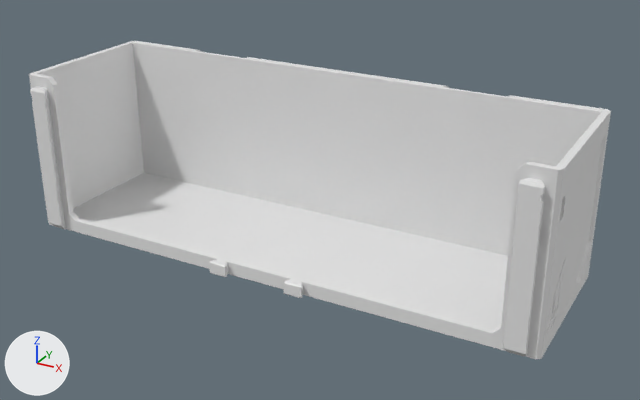
The glTF model parts/59/DecorDrawer_59-2W-1H.lib.glb as it was, and as the next commit left it.
The view is the same before and after, from a camera (50 mm lens) standing at (122.7, -211.0, 123.3) and looking at (6.6, 0.0, 17.8). Arrows for +X, +Y and +Z are at lower left; the lights stay in place. The first picture is the older version. Where no turn or scale is listed for an object, it has been applied to the vertices. Vertices at exactly the same position are counted once.

The first picture shows 'DecorDrawer_59-2W-1H'.
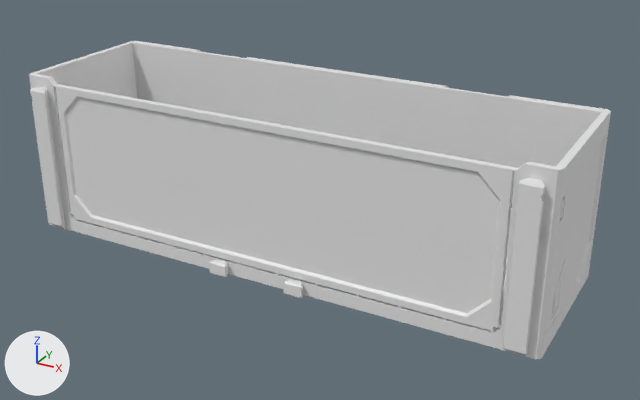
The change, as a list of edits to the scene's bpy script:
```text
Change me_decordrawer_59_2w_1h:
    used by ob_decordrawer_59_2w_1h; location = (0.0, 0.0, 25.0)
    remove me_decordrawer_59_2w_1h.from_pydata(...)  # 626 vertices, 1256 faces; spans x -82.0..82.0, y -27.0..27.0, z -25.0..25.0
    add me_decordrawer_59_2w_1h.from_pydata(...)  # 867 vertices, 1750 faces; spans x -82.0..82.0, y -27.0..27.0, z -25.0..25.0
    me_decordrawer_59_2w_1h part 1: a new loose piece of 24 vertices spanning x 80.0..82.0, y -21.0..-18.0, z 12.0..16.0
    me_decordrawer_59_2w_1h part 2: 6 vertices moved within x 81.0, y -16.0..-14.0, z -18.0..-17.0; 193 vertices added at x -71.0..82.0, y -24.0..-13.0, z -21.0..23.0
    other edits to the shape of me_decordrawer_59_2w_1h do not show in these pictures
```

What differs and where, as boxes (x1, y1, x2, y2) in the pictures (640 x 400 px):
part 1 of me_decordrawer_59_2w_1h, added
    after: (560, 197, 565, 219)
part 2 of me_decordrawer_59_2w_1h, built on
    after: (54, 86, 576, 355)
